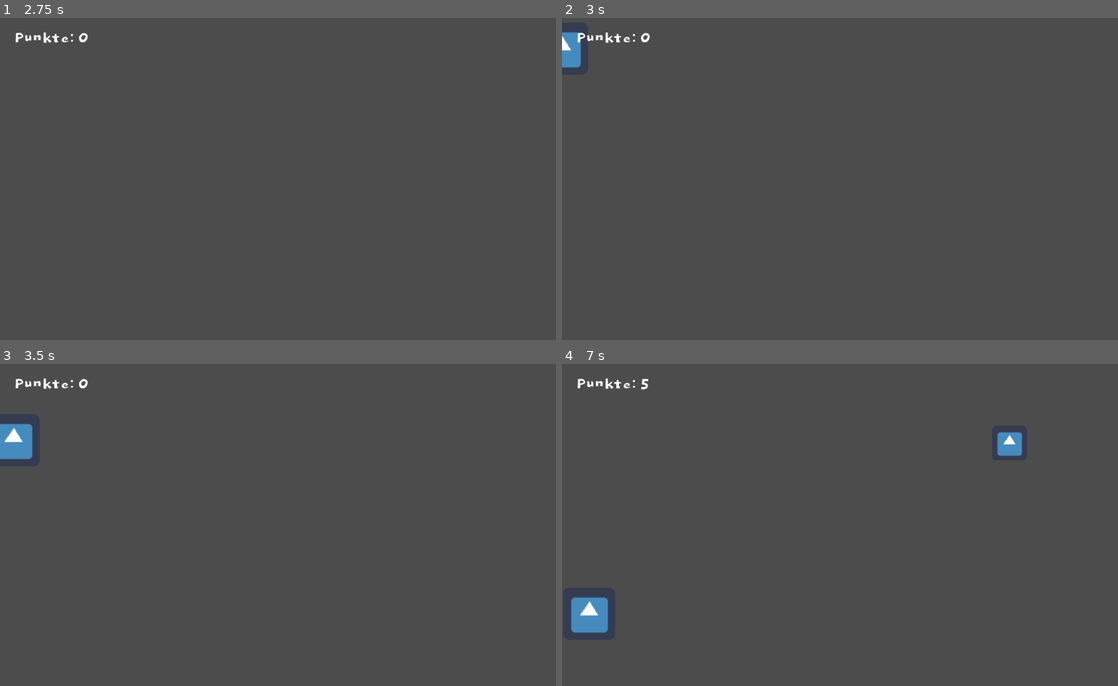
Above: before the commit, frames 1-4 (two rows, left to right).
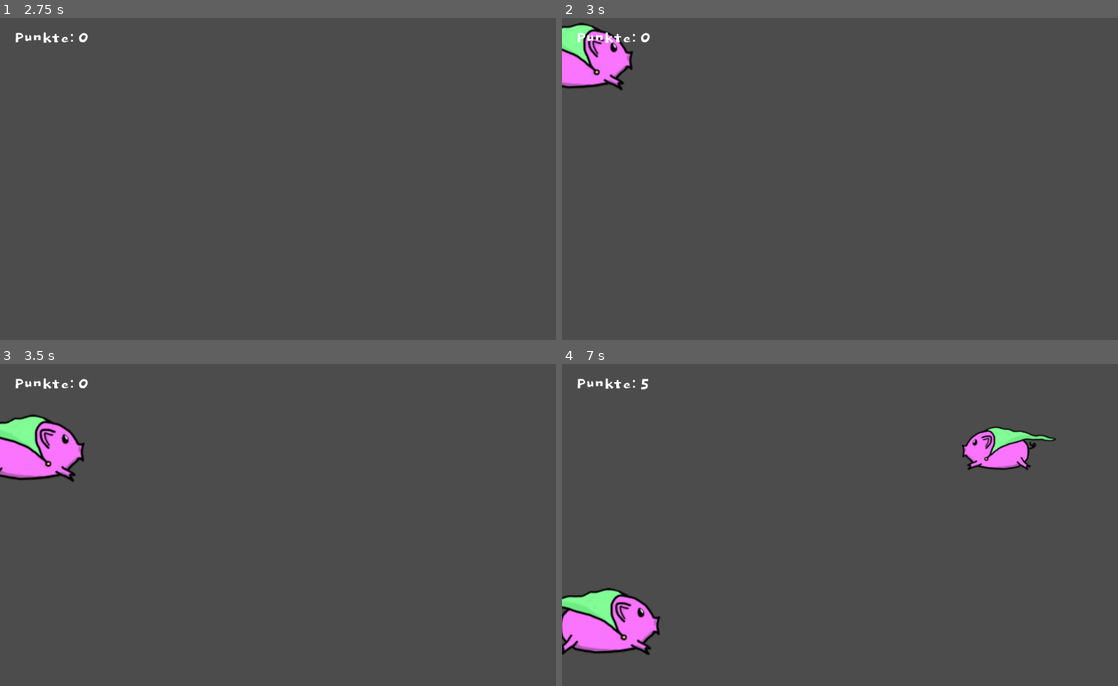
Above: after the commit, the same moments.

Repository: bugfi5h/moorschwein
Game: Godot game, scene res://gameobjects/Level.tscn
The game is run twice, just before and just after one commit, with the same random seed, the same clock (stepped at 60 frames per second) and the same inputs. The engine's default icon, where the game draws it, is replaced by a stand-in: a white triangle on a blue panel in a dark square.
Inputs (mouse positions are in pixels of both pictures, inside the frame that each line leads up to):
- Up to frame 1 (2.75 s): tap Enter at 0.5, 2 s; move the mouse to (400, 159) at 0.52 s; click (400, 159) at 0.67 s; tap Space at 1.25 s; move the mouse to (166, 195) at 1.27 s; click (166, 195) at 1.42 s; move the mouse to (333, 104) at 2.02 s; click (333, 104) at 2.17 s
- Up to frame 2 (3 s): tap Space at 2.75 s; move the mouse to (812, 243) at 2.77 s; click (812, 243) at 2.92 s
- Up to frame 3 (3.5 s): no input
- Up to frame 4 (7 s): move the mouse to (578, 441) at 3.52 s; click (578, 441) at 3.67 s; tap Enter at 4.25 s; move the mouse to (673, 473) at 4.27 s; click (673, 473) at 4.42 s; move the mouse to (1117, 508) at 5.02 s; click (1117, 508) at 5.17 s; move the mouse to (756, 441) at 5.77 s; click (756, 441) at 5.92 s; move the mouse to (962, 505) at 6.52 s; click (962, 505) at 6.67 s

Frame 1 is identical in both runs. In frame 2, 2.0% of the frame differs, in the area x 0-13%, y 1-23%; in frame 3, 2.5%; in frame 4, 4.4%, in the area x 0-89%, y 19-91%.

Commit message:
Added Piggy

Diff:
--- a/MoorSchwein/gameobjects/Level.gd
+++ b/MoorSchwein/gameobjects/Level.gd
@@ -30,6 +30,7 @@
 	var dir = randi()%2+1
 	if dir == 2:
 		pig.HORIZONTAL_SPEED *= -1
+		pig.get_node("Sprite").flip_h = true
 		x = get_viewport_rect().size.x
 	pig.position = Vector2(x, randi()%screen_size+25)
 	pig.connect("killed", self, "_on_pig_killed")
--- a/MoorSchwein/gameobjects/MoorSchwein.tscn
+++ b/MoorSchwein/gameobjects/MoorSchwein.tscn
@@ -1,23 +1,33 @@
-[gd_scene load_steps=4 format=2]
+[gd_scene load_steps=6 format=2]
 
 [ext_resource path="res://gameobjects/MoorSchwein.gd" type="Script" id=1]
-[ext_resource path="res://icon.png" type="Texture" id=2]
+[ext_resource path="res://assets/pig00.png" type="Texture" id=2]
+[ext_resource path="res://assets/pig01.png" type="Texture" id=3]
 
-[sub_resource type="RectangleShape2D" id=1]
-extents = Vector2( 32, 32 )
+[sub_resource type="SpriteFrames" id=1]
+animations = [ {
+"frames": [ ExtResource( 2 ), ExtResource( 3 ) ],
+"loop": true,
+"name": "default",
+"speed": 5.0
+} ]
+
+[sub_resource type="CapsuleShape2D" id=2]
+radius = 33.0
+height = 50.0
 
 [node name="MoorSchwein" type="Node2D"]
 script = ExtResource( 1 )
-__meta__ = {
-"_edit_group_": true
-}
 
-[node name="Sprite" type="Sprite" parent="."]
-texture = ExtResource( 2 )
+[node name="Sprite" type="AnimatedSprite" parent="."]
+frames = SubResource( 1 )
+playing = true
 
 [node name="Area2D" type="Area2D" parent="."]
 
 [node name="CollisionShape2D" type="CollisionShape2D" parent="Area2D"]
-shape = SubResource( 1 )
+position = Vector2( 21, 11 )
+rotation = 1.5708
+shape = SubResource( 2 )
 
 [connection signal="input_event" from="Area2D" to="." method="_on_MoorSchwein_input_event"]
Binary file added: MoorSchwein/assets/pig00.png
Not shown, added: MoorSchwein/assets/pig00.png.import
Binary file added: MoorSchwein/assets/pig01.png
Not shown, added: MoorSchwein/assets/pig01.png.import
